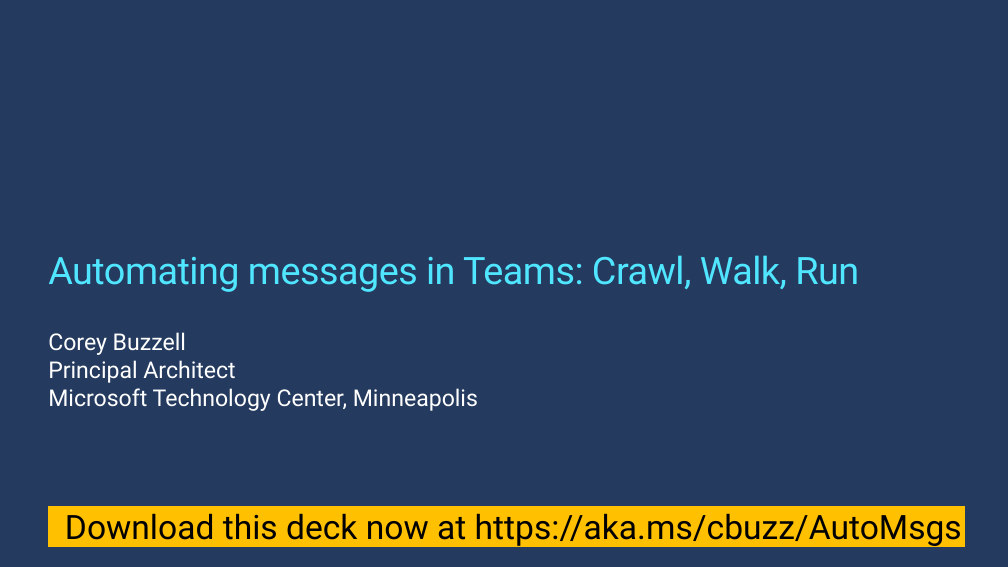
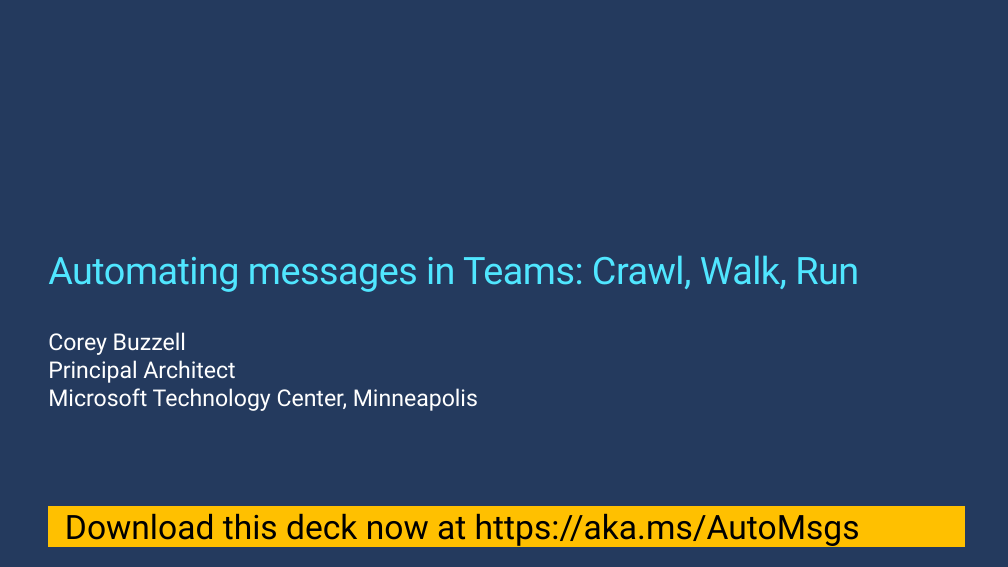
Before and after one commit to cdbuzzell/TeamsPriorityIncidentResponse, a slide deck: slide 3 of AutomatingMessagesInTeams.pptx. Drawn at 1008x567 pixels with LibreOffice and Linux fonts; fonts in the diff are those of the drawing; background and template pictures are left out. Boxes give left, top, right and bottom in pixels: in the first picture for what was removed or moved away, otherwise in the second. Text is boxed around its words. In the diff, an @@ line names an element or a change of style, - is before the commit and + after.

```diff
--- a/AutomatingMessagesInTeams.pptx
+++ b/AutomatingMessagesInTeams.pptx
@@ text in rectangle at bbox=[65, 513, 860, 548]: text changed @@
-Download this deck now at https://aka.ms/cbuzz/AutoMsgs
+Download this deck now at https://aka.ms/AutoMsgs
```
Also in this commit, not shown: 12 other slides changed, 4 slides added.
